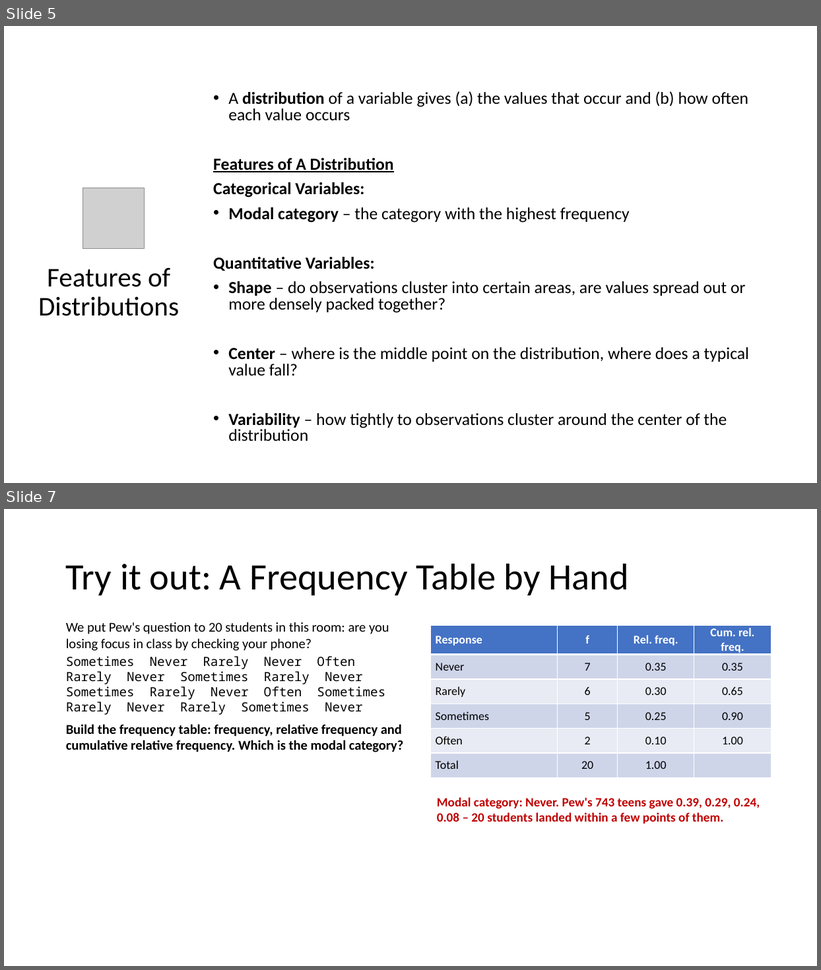
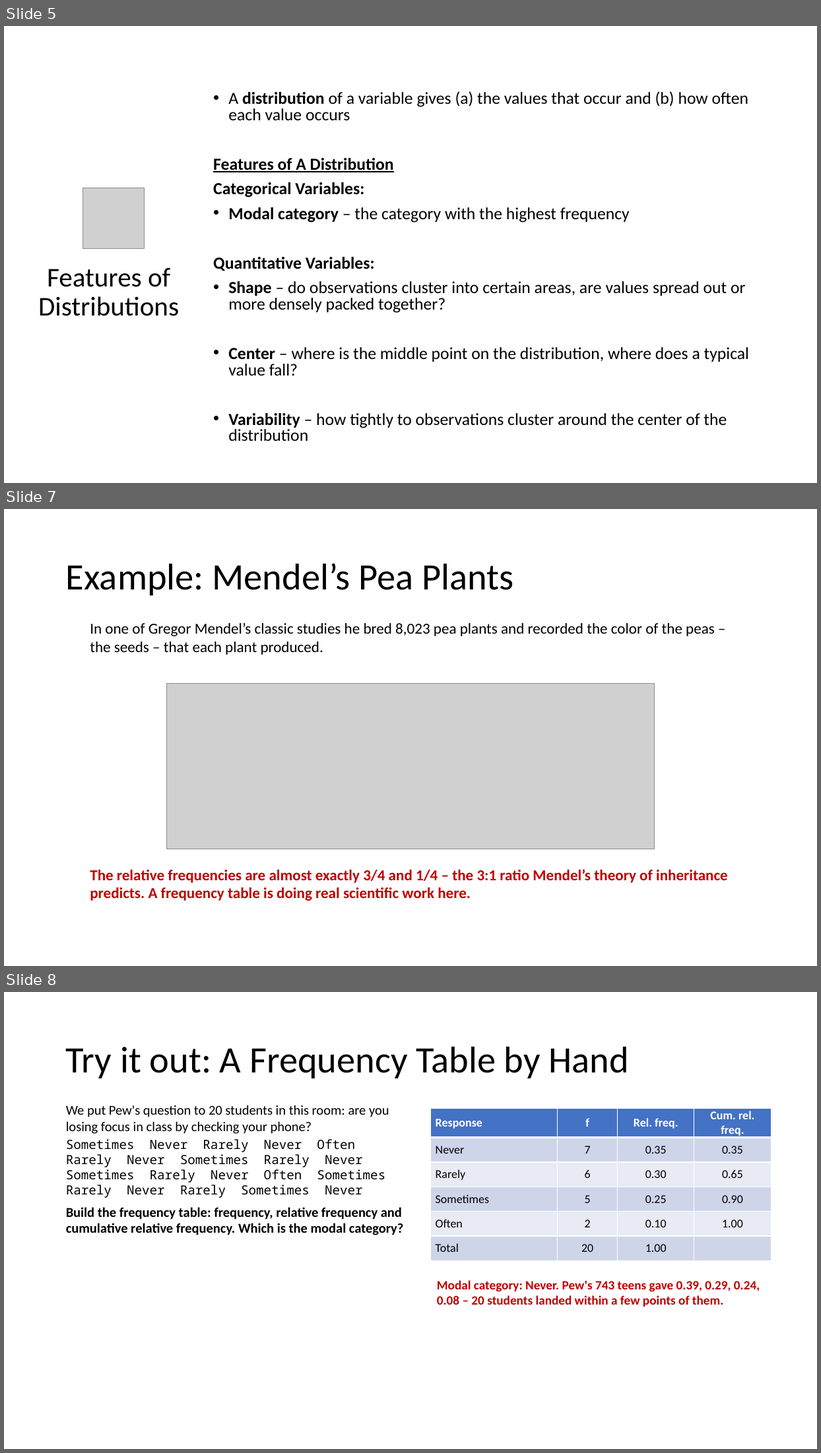
Before and after one commit to Jarred6068/Kvamme_UI_STAT251, a slide deck: docs/lecture_slides/Week 2/Week2_Lecture3_Slides_1_19_2024.pptx. Shown one above the other, each under a label of ours: slides 5 and 7 before the commit, slides 5, 7 and 8 after it; the slides between them are not shown. The pictures are 821x970 and 821x1453 pixels, drawn with LibreOffice and Linux fonts; fonts in the diff are those of the drawing; grey boxes stand for pictures. Boxes give left, top, right and bottom in pixels: in the first picture for what was removed or moved away, otherwise in the second. Text is boxed around its words. In the diff, an @@ line names an element or a change of style, - is before the commit and + after.

```diff
--- a/docs/lecture_slides/Week 2/Week2_Lecture3_Slides_1_19_2024.pptx
+++ b/docs/lecture_slides/Week 2/Week2_Lecture3_Slides_1_19_2024.pptx
@@ slide 7 added at (4, 509, 817, 966), background #FFFFFF @@
@@ title added at (66, 563, 514, 595), 44 pt, text #000000 @@
+Example: Mendel’s Pea Plants
@@ text added at (90, 623, 715, 655), 18 pt, text #000000 @@
+In one of Gregor Mendel’s classic studies he bred 8,023 pea plants and recorded the color of the peas – the seeds – that each plant produced.
@@ picture added at (167, 684, 655, 850) @@
@@ text added at (90, 869, 728, 901), 18 pt, text #C00000, bold @@
+The relative frequencies are almost exactly 3/4 and 1/4 – the 3:1 ratio Mendel’s theory of inheritance predicts. A frequency table is doing real scientific work here.
@@ what was slide 7 is now slide 8 @@
```
Also in this commit, not shown: 3 slides changed, 36 other files.
